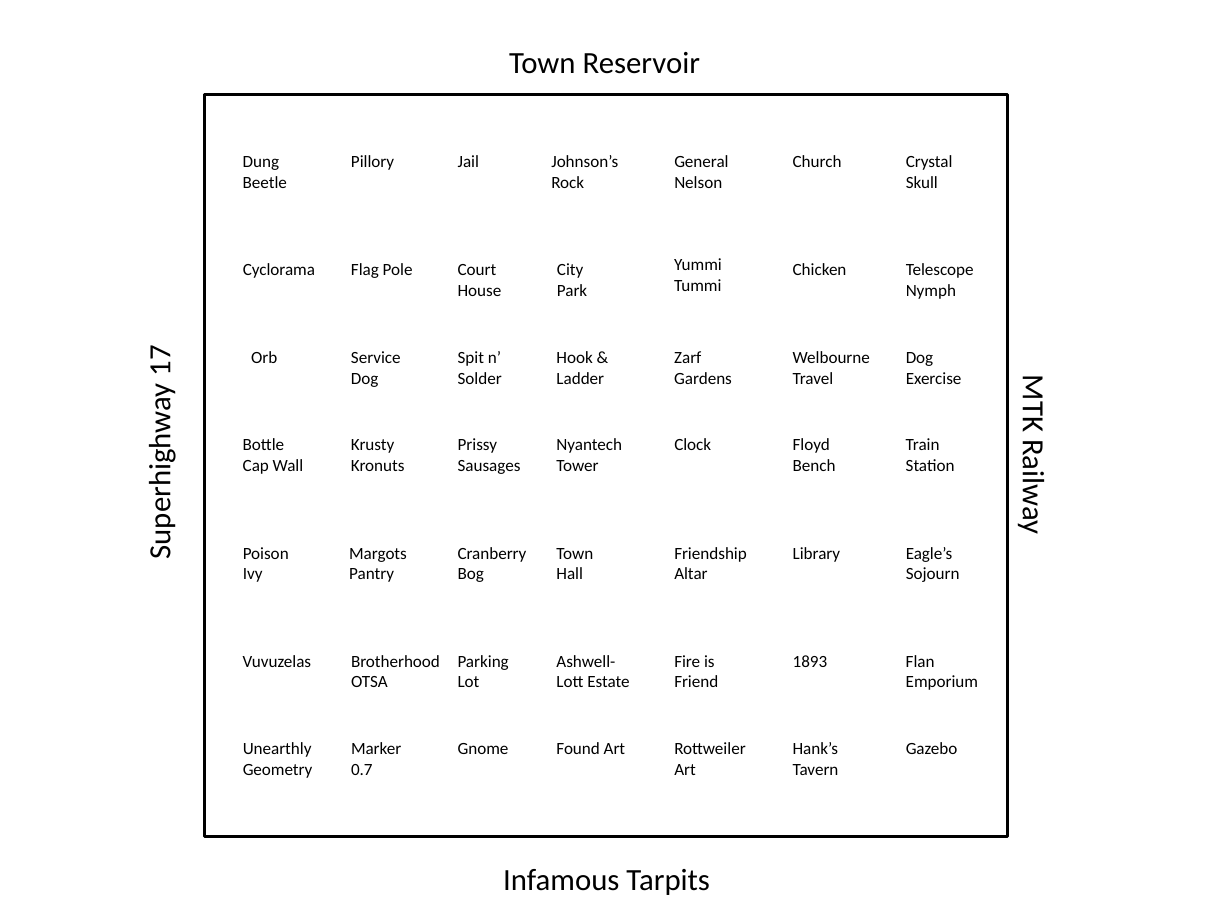
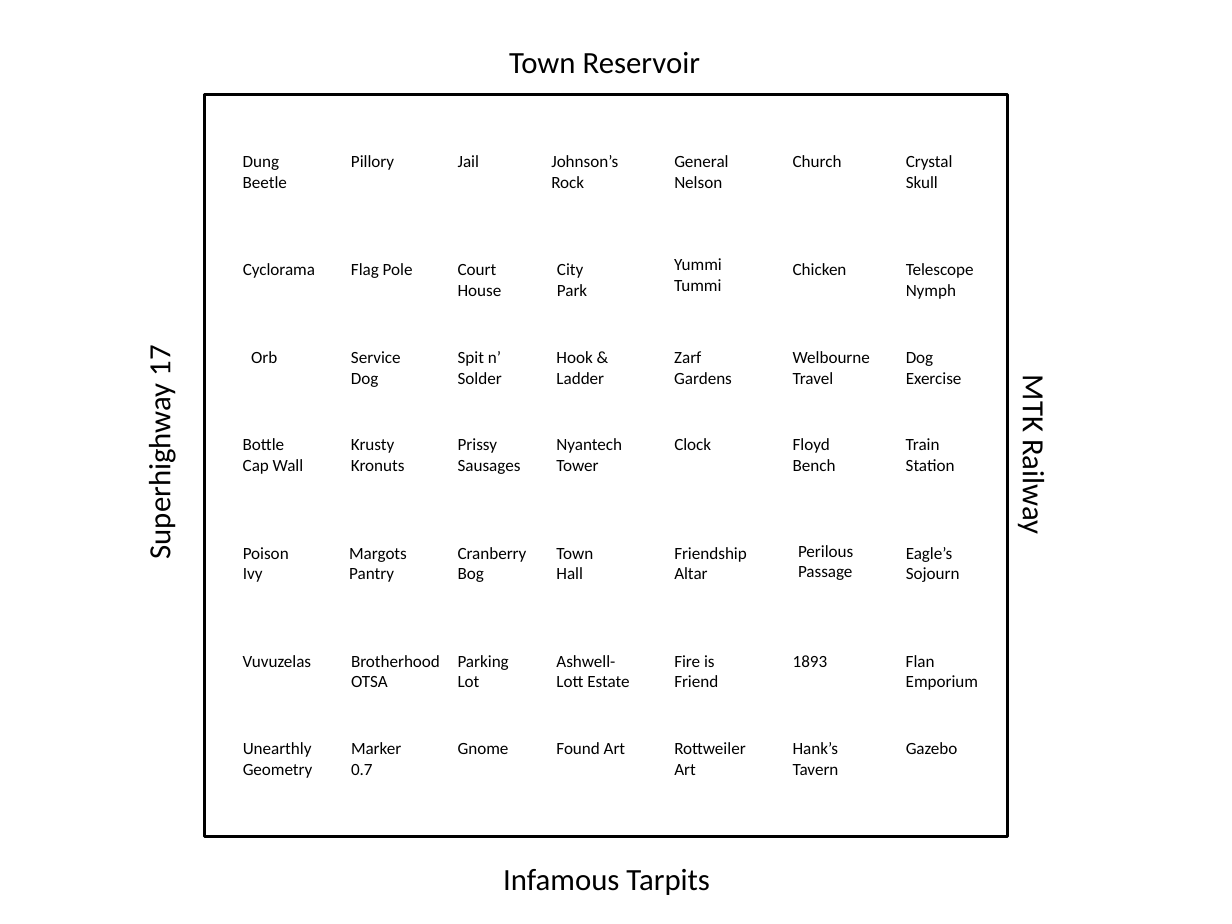
Before and after one commit to sussman/pogoman-go, a slide deck: slide 5 of diagrams.pptx. Drawn at 1232x924 pixels with LibreOffice and Linux fonts; fonts in the diff are those of the drawing. Boxes give left, top, right and bottom in pixels: in the first picture for what was removed or moved away, otherwise in the second. Text is boxed around its words. In the diff, an @@ line names an element or a change of style, - is before the commit and + after.

```diff
--- a/diagrams.pptx
+++ b/diagrams.pptx
@@ text removed at <box>793,547,841,562</box> @@
-Library
@@ text added at <box>798,545,853,580</box>, 10 pt, text #000000 @@
+Perilous
+Passage
```
Also in this commit, not shown: 1 other slide changed, 1 other file.
